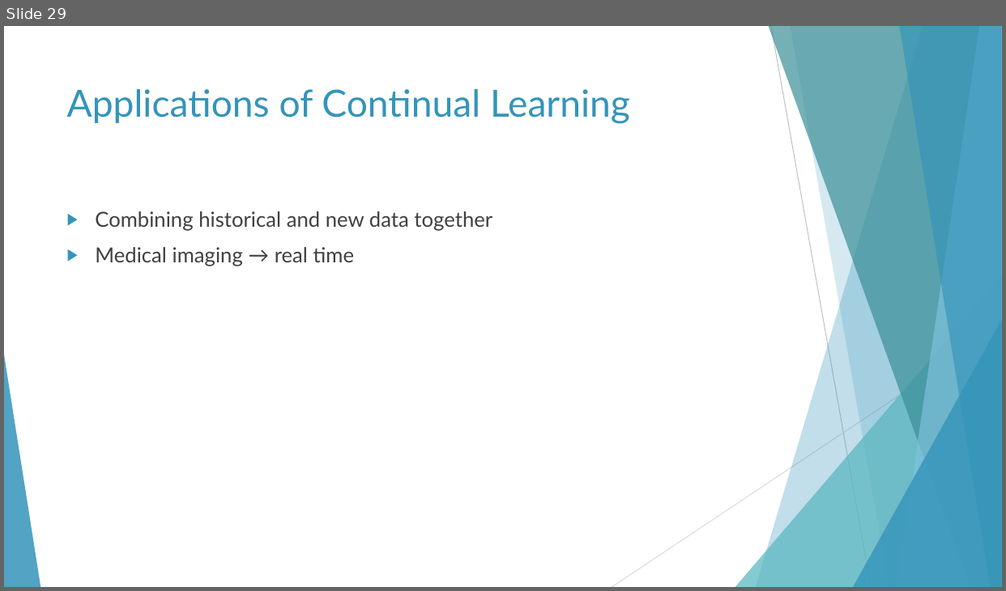
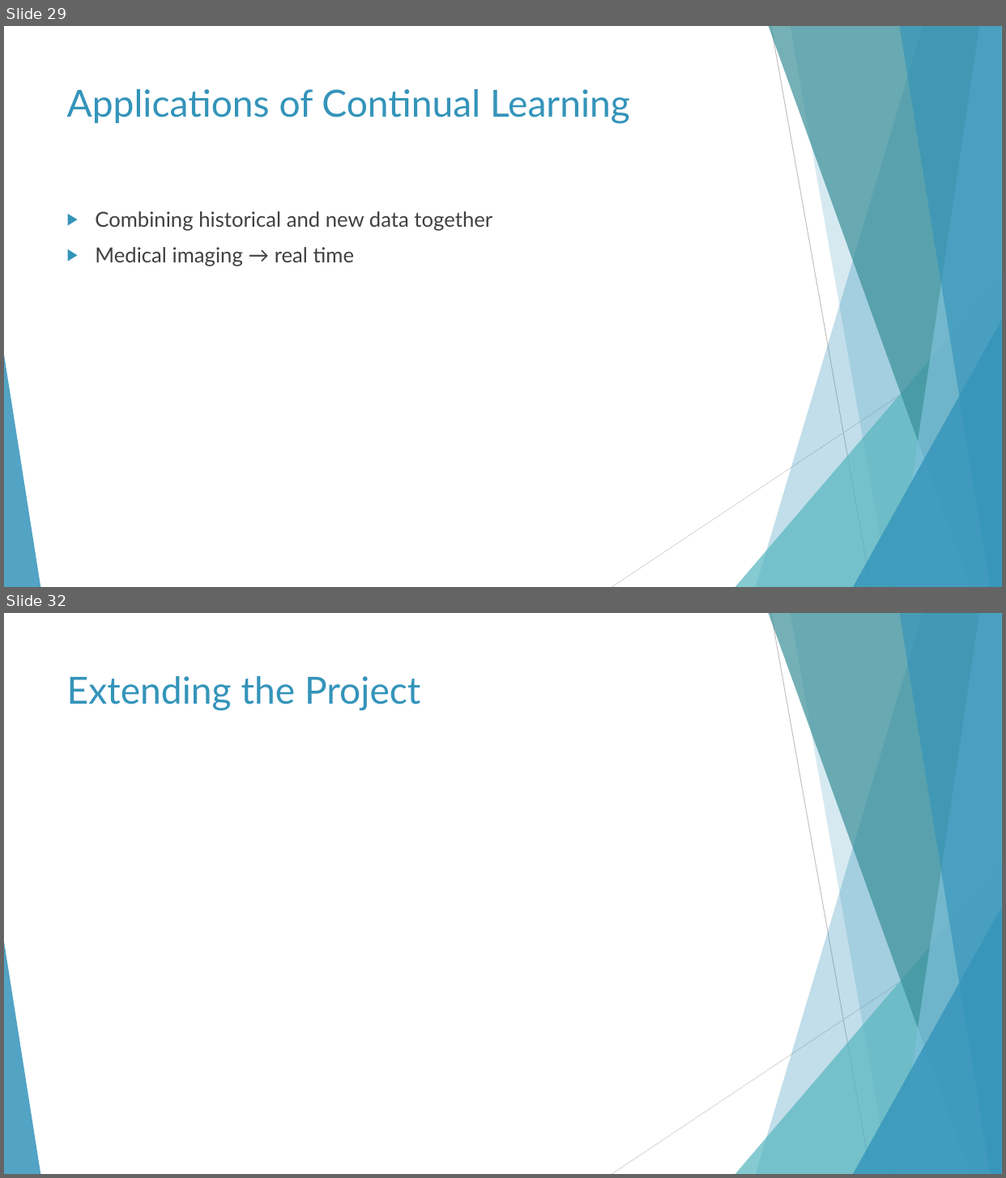
Before and after one commit to fboyle2001/advanced-project, a slide deck: Documents/Presentation/Presentation Draft.pptx. Shown one above the other, each under a label of ours: slide 29 before the commit, slides 29 and 32 after it; the slides between them are not shown. The pictures are 1006x591 and 1006x1178 pixels, drawn with LibreOffice and Linux fonts; fonts in the diff are those of the drawing. Boxes give left, top, right and bottom in pixels: in the first picture for what was removed or moved away, otherwise in the second. Text is boxed around its words. In the diff, an @@ line names an element or a change of style, - is before the commit and + after.

Commit message:
Working on presentation

```diff
--- a/Documents/Presentation/Presentation Draft.pptx
+++ b/Documents/Presentation/Presentation Draft.pptx
@@ slide 32 added at box(4, 613, 1002, 1174), background #FFFFFF; not listed: 10 template elements that a slide beside it also shows @@
@@ title added at box(67, 676, 420, 711), 36 pt, text #3494BA @@
+Extending the Project
```
Also in this commit, not shown: 2 slides changed, 2 other slides added, 1 other file.
